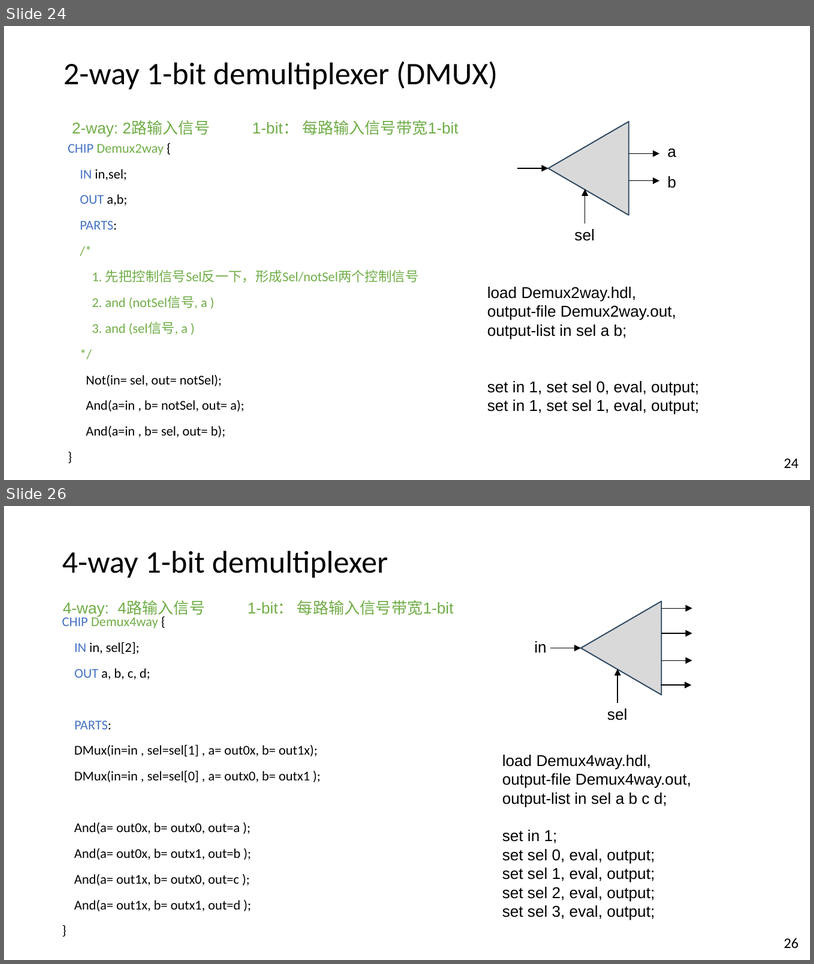
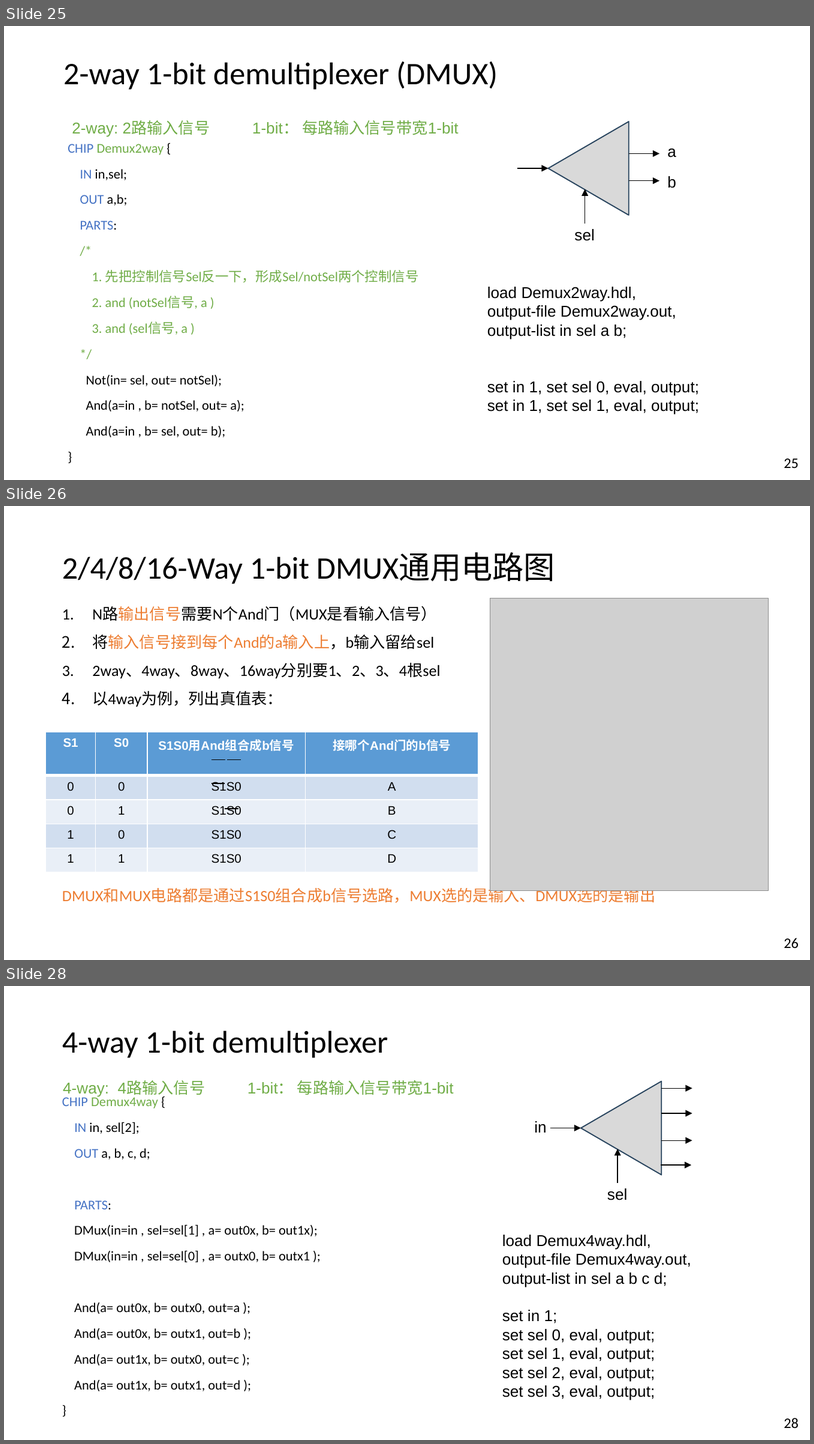
Before and after one commit to vcboy1/Leeds, a slide deck: 26fall/1860/Lecture/Week1.5/Lab 1.5.2 HDL & CAD LAB 2.pptx. Shown one above the other, each under a label of ours: slides 24 and 26 before the commit, slides 25, 26 and 28 after it; the slides between them are not shown. The pictures are 814x964 and 814x1444 pixels, drawn with LibreOffice and Linux fonts; fonts in the diff are those of the drawing; grey boxes stand for pictures; background and template pictures are left out. Boxes give left, top, right and bottom in pixels: in the first picture for what was removed or moved away, otherwise in the second. Text is boxed around its words. In the diff, an @@ line names an element or a change of style, - is before the commit and + after.

```diff
--- a/26fall/1860/Lecture/Week1.5/Lab 1.5.2 HDL & CAD LAB 2.pptx
+++ b/26fall/1860/Lecture/Week1.5/Lab 1.5.2 HDL & CAD LAB 2.pptx
@@ slide 26 added at bbox=[4, 506, 810, 960], background picture (left out) @@
@@ text added at bbox=[62, 552, 555, 584], 28 pt, text #000000 @@
+2/4/8/16-Way 1-bit DMUX通用电路图
@@ text added at bbox=[62, 607, 656, 903], 14 pt, text #000000 @@
+1. N路输出信号需要N个And门（MUX是看输入信号）
+2. 将输入信号接到每个And的a输入上，b输入留给sel
+3. 2way、4way、8way、16way分别要1、2、3、4根sel
+4. 以4way为例，列出真值表：
+DMUX和MUX电路都是通过S1S0组合成b信号选路，MUX选的是输入、DMUX选的是输出
@@ picture added at bbox=[490, 598, 768, 890] @@
@@ table added at bbox=[46, 732, 479, 865], 5 rows, 4 columns @@
+S1 | S0 | S1S0用And组合成b信号 | 接哪个And门的b信号
+0 | 0 | S1S0 | A
+0 | 1 | S1S0 | B
+1 | 0 | S1S0 | C
+1 | 1 | S1S0 | D
@@ line added from (212, 759) to (226, 759), #000000 0.75 pt @@
@@ line added from (227, 759) to (241, 759), #000000 0.75 pt @@
@@ line added from (211, 783) to (225, 783), #000000 0.75 pt @@
@@ line added from (225, 808) to (239, 808), #000000 0.75 pt @@
@@ page number added at bbox=[784, 937, 799, 948], 13 pt, text #000000 @@
+26
@@ what was slide 24 is now slide 25 @@
@@ page number at bbox=[784, 458, 799, 468]: text changed @@
-24
+25
@@ what was slide 26 is now slide 28 @@
@@ page number at bbox=[784, 1417, 799, 1428]: text changed @@
-26
+28
```
Also in this commit, not shown: 3 slides changed, 1 other slide added, 10 other files.
